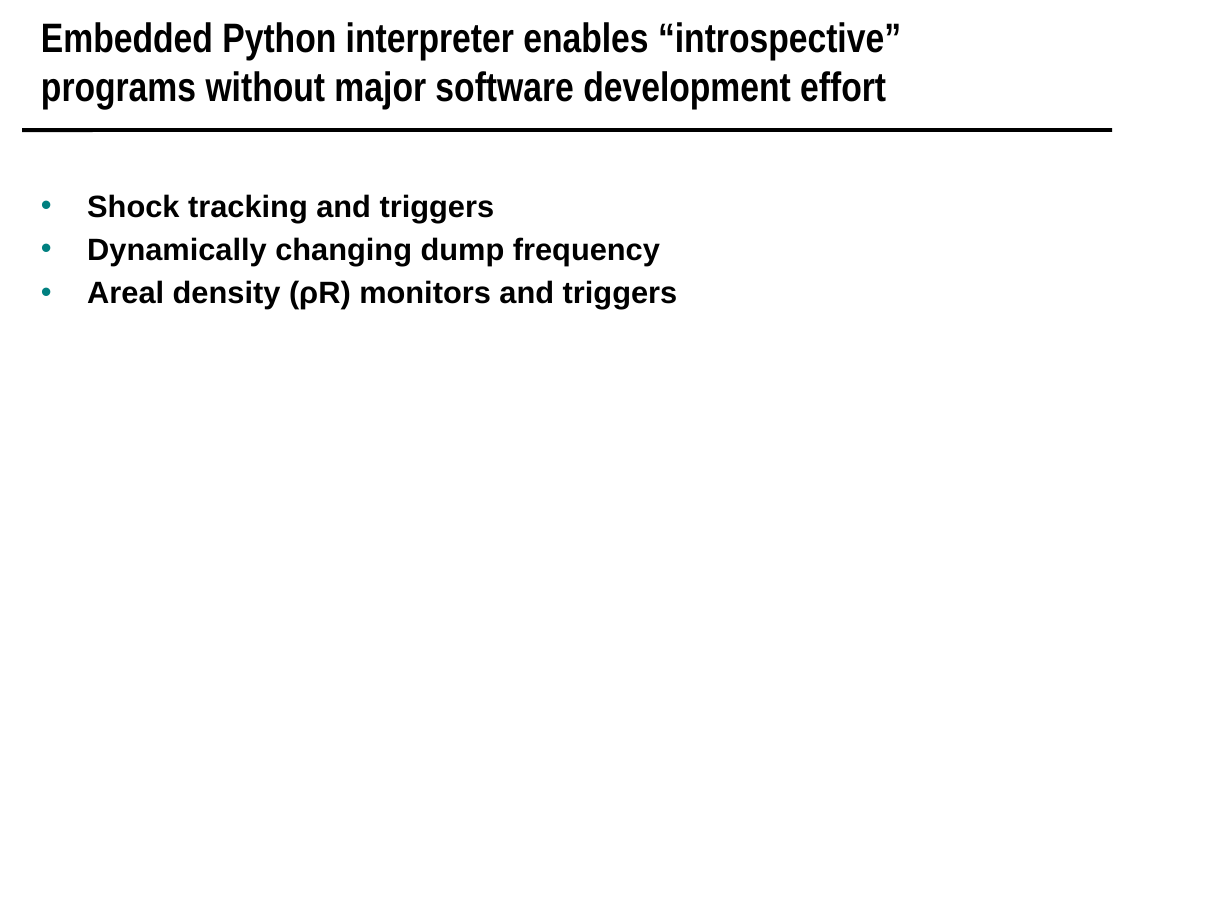
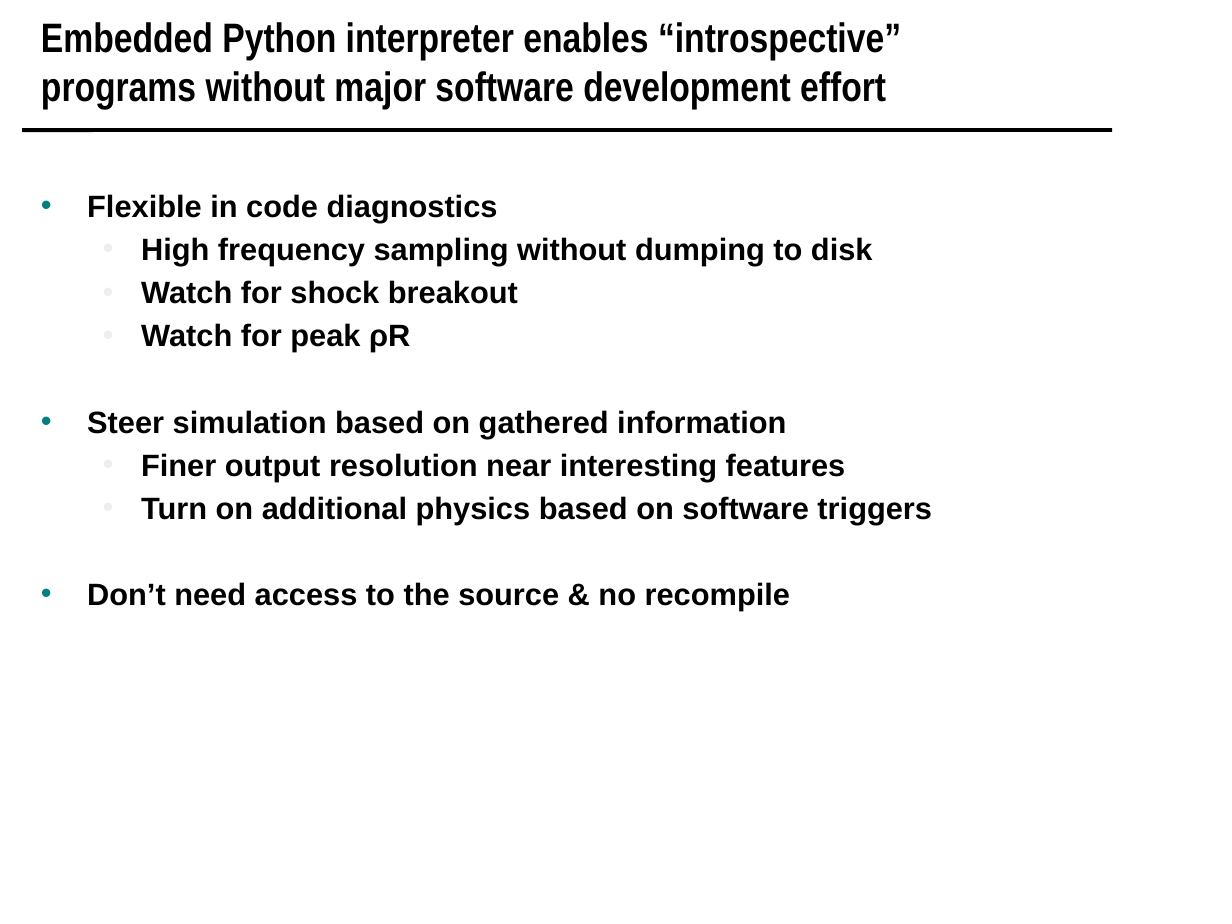
Before and after one commit to scipy-conference/scipy_proceedings, a slide deck: slide 12 of papers/koningterry/slides.pptx (slide 24 before the commit). Drawn at 1232x924 pixels with LibreOffice and Linux fonts; fonts in the diff are those of the drawing; background and template pictures are left out. Boxes give left, top, right and bottom in pixels: in the first picture for what was removed or moved away, otherwise in the second. Text is boxed around its words. In the diff, an @@ line names an element or a change of style, - is before the commit and + after.

Commit message:
updated slides.

```diff
--- a/papers/koningterry/slides.pptx
+++ b/papers/koningterry/slides.pptx
@@ text at bbox=[87, 194, 932, 611]: text changed @@
-• Shock tracking and triggers
-• Dynamically changing dump frequency
-• Areal density (ρR) monitors and triggers
+• Flexible in code diagnostics
+  • High frequency sampling without dumping to disk
+  • Watch for shock breakout
+  • Watch for peak ρR
+• Steer simulation based on gathered information
+  • Finer output resolution near interesting features
+  • Turn on additional physics based on software triggers
+• Don’t need access to the source & no recompile
```
Also in this commit, not shown: 3 other slides changed.
